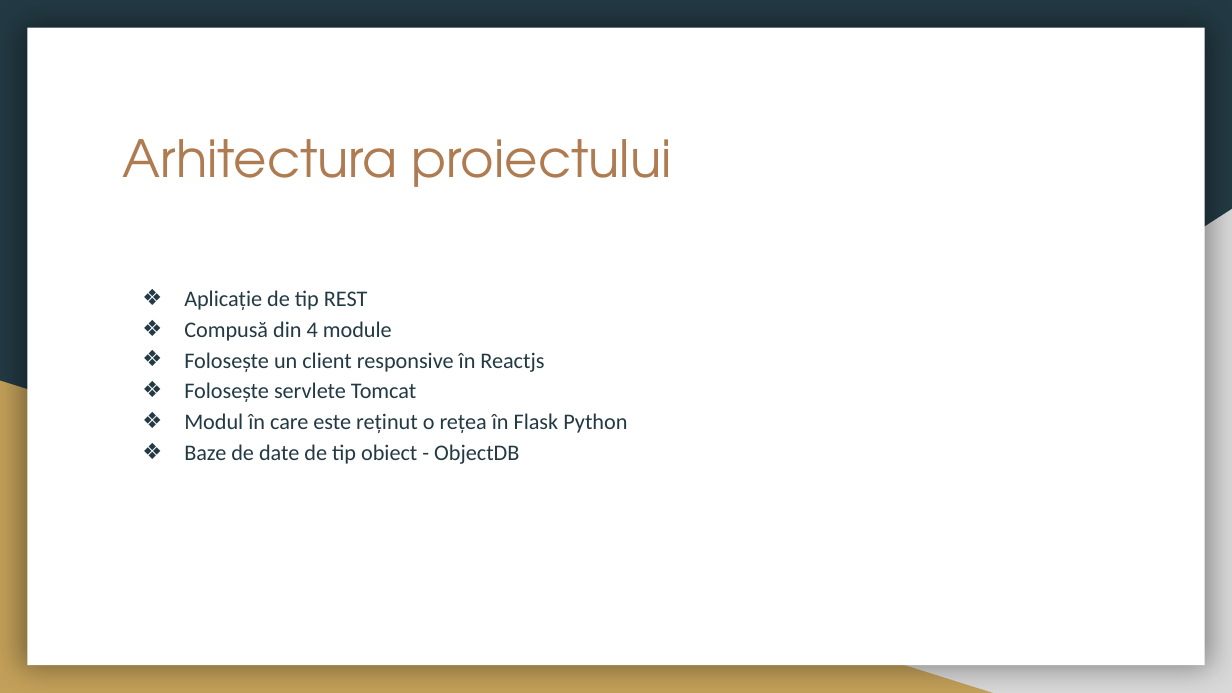
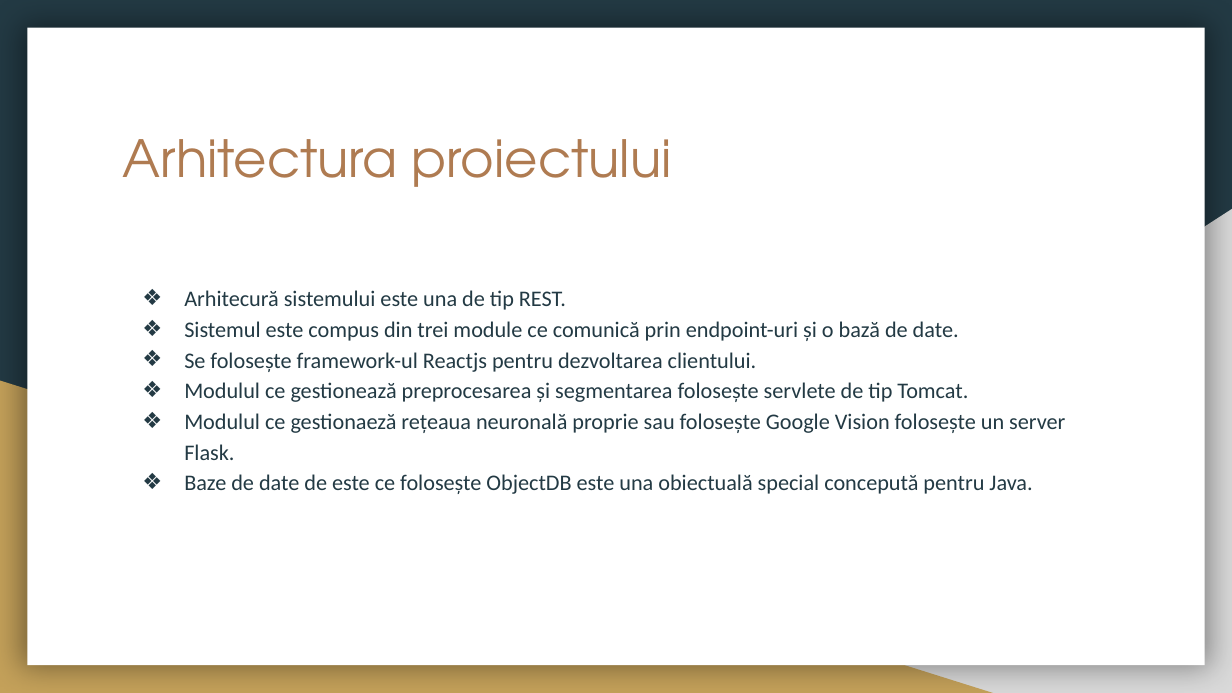
Before and after one commit to CiprianBodnar/BodnarIoanCiprianLicenta2019, a slide deck: slide 5 of Licenta2019BodnarIoanCiprian/Licenta.pptx. Drawn at 1232x693 pixels with LibreOffice and Linux fonts; fonts in the diff are those of the drawing. Boxes give left, top, right and bottom in pixels: in the first picture for what was removed or moved away, otherwise in the second. Text is boxed around its words. In the diff, an @@ line names an element or a change of style, - is before the commit and + after.

```diff
--- a/Licenta2019BodnarIoanCiprian/Licenta.pptx
+++ b/Licenta2019BodnarIoanCiprian/Licenta.pptx
@@ text at <box>184,290,1065,494</box>: text changed @@
-❖ Aplicație de tip REST
-❖ Compusă din 4 module
-❖ Folosește un client responsive în Reactjs
-❖ Folosește servlete Tomcat
-❖ Modul în care este reținut o rețea în Flask Python
-❖ Baze de date de tip obiect - ObjectDB
+❖ Arhitecură sistemului este una de tip REST.
+❖ Sistemul este compus din trei module ce comunică prin endpoint-uri și o bază de date.
+❖ Se folosește framework-ul Reactjs pentru dezvoltarea clientului.
+❖ Modulul ce gestionează preprocesarea și segmentarea folosește servlete de tip Tomcat.
+❖ Modulul ce gestionaeză rețeaua neuronală proprie sau folosește Google Vision folosește un server Flask.
+❖ Baze de date de este ce folosește ObjectDB este una obiectuală special concepută pentru Java.
```
Also in this commit, not shown: 4 other slides changed, 8 slides added, 7 slides removed, 1 other file.
